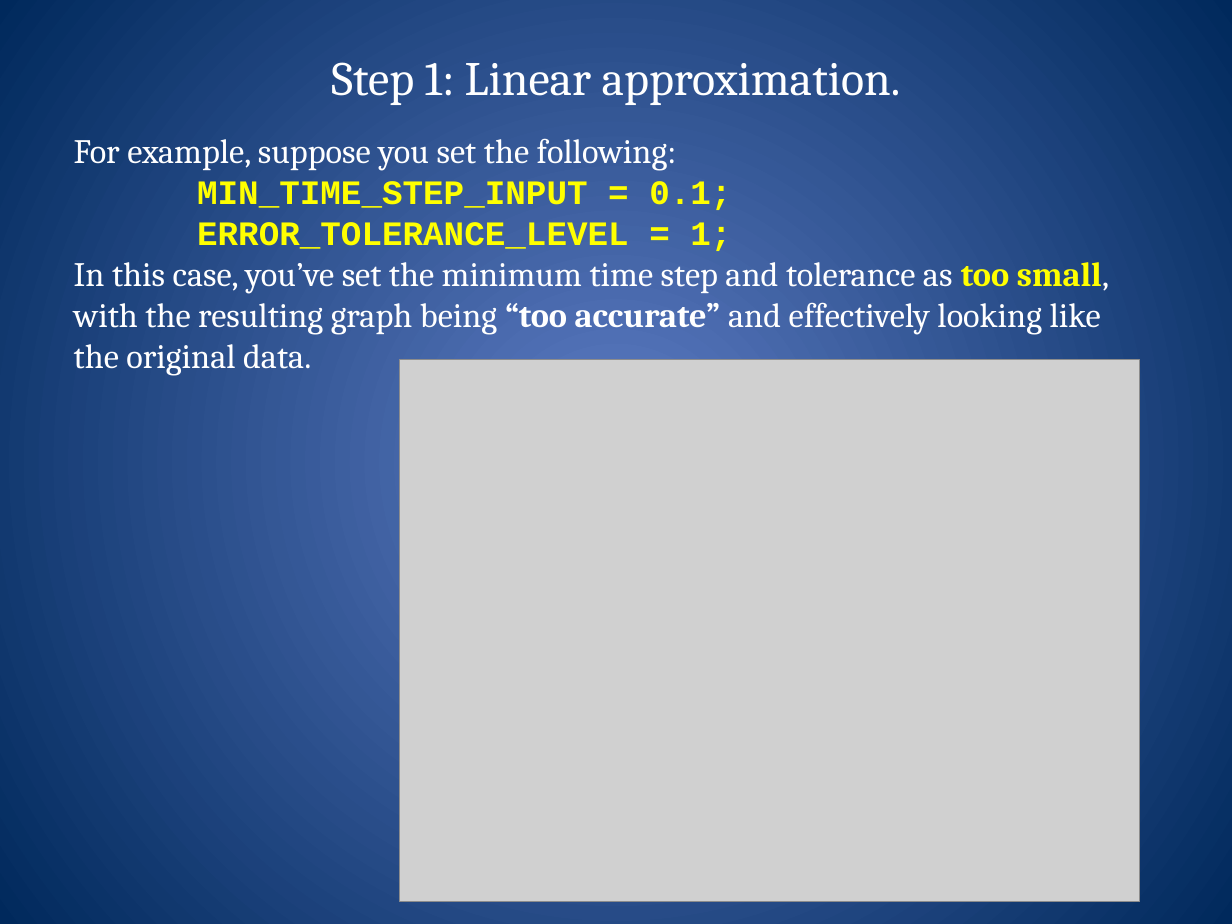
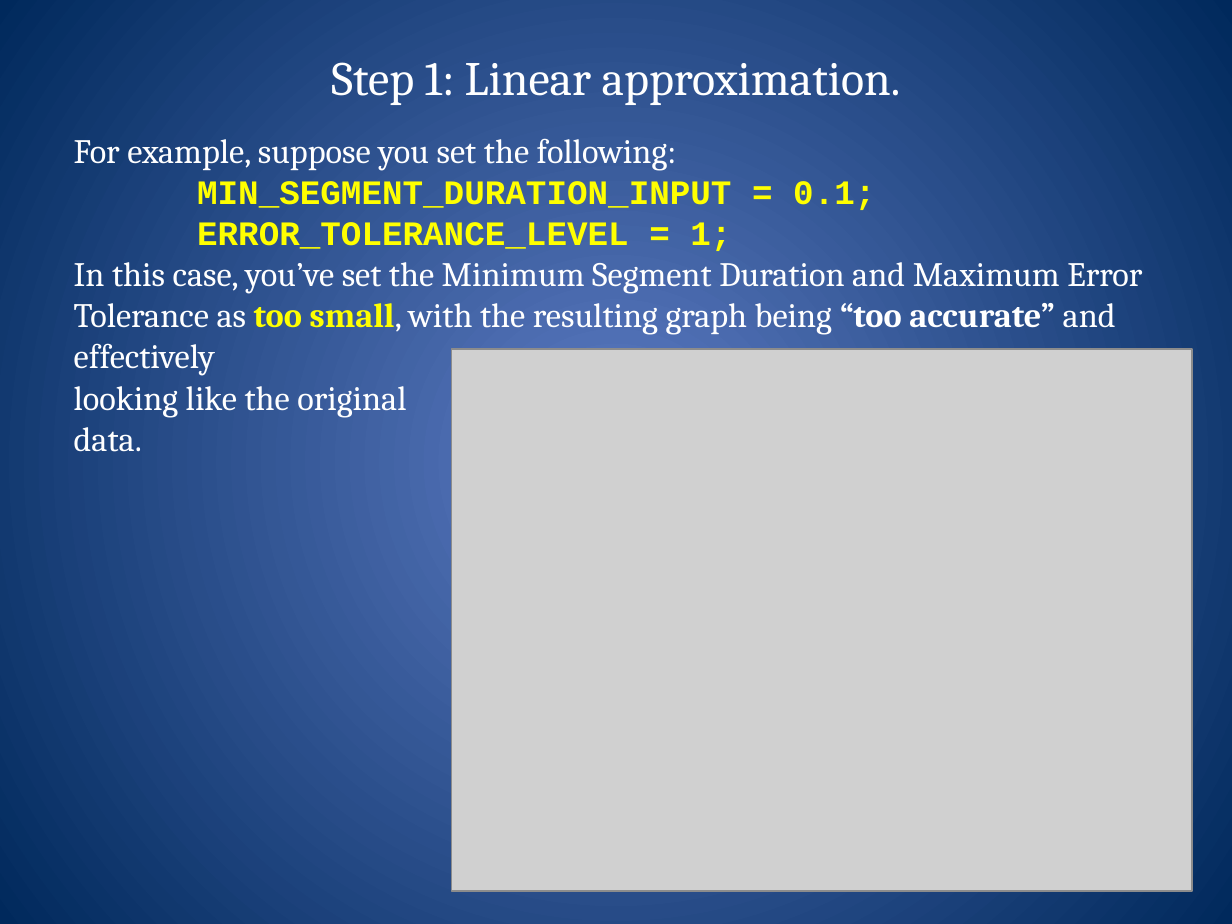
Before and after one commit to GoodsonLab/STADIA, a slide deck: slide 23 of STADIA-tutorial.pptx. Drawn at 1232x924 pixels with LibreOffice and Linux fonts; fonts in the diff are those of the drawing; grey boxes stand for pictures. Boxes give left, top, right and bottom in pixels: in the first picture for what was removed or moved away, otherwise in the second. Text is boxed around its words. In the diff, an @@ line names an element or a change of style, - is before the commit and + after.

```diff
--- a/STADIA-tutorial.pptx
+++ b/STADIA-tutorial.pptx
@@ text at [74,138,1142,452]: text changed @@
-For example, suppose you set the following:
-MIN_TIME_STEP_INPUT = 0.1;
-ERROR_TOLERANCE_LEVEL = 1;
-In this case, you’ve set the minimum time step and tolerance as too small, with the resulting graph being “too accurate” and effectively looking like
-the original data.
+For example, suppose you set the following:
+MIN_SEGMENT_DURATION_INPUT = 0.1;
+ERROR_TOLERANCE_LEVEL = 1;
+In this case, you’ve set the Minimum Segment Duration and Maximum Error Tolerance as too small, with the resulting graph being “too accurate” and effectively
+looking like the original
+data.
@@ picture: place and size @@
-picture at [399,360,1140,902]
+picture at [452,349,1193,891]
```
Also in this commit, not shown: 5 other slides changed, 2 slides added.
